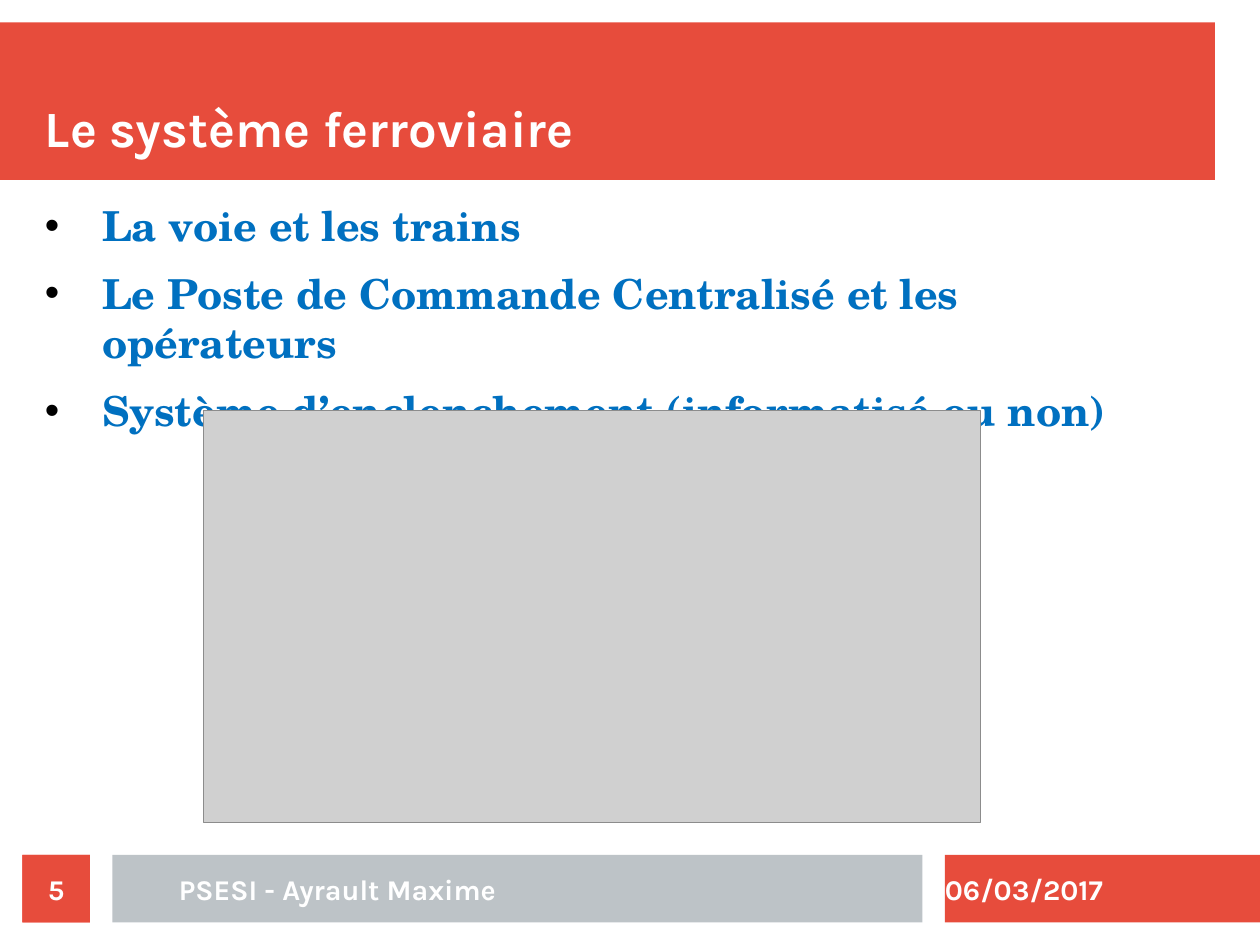
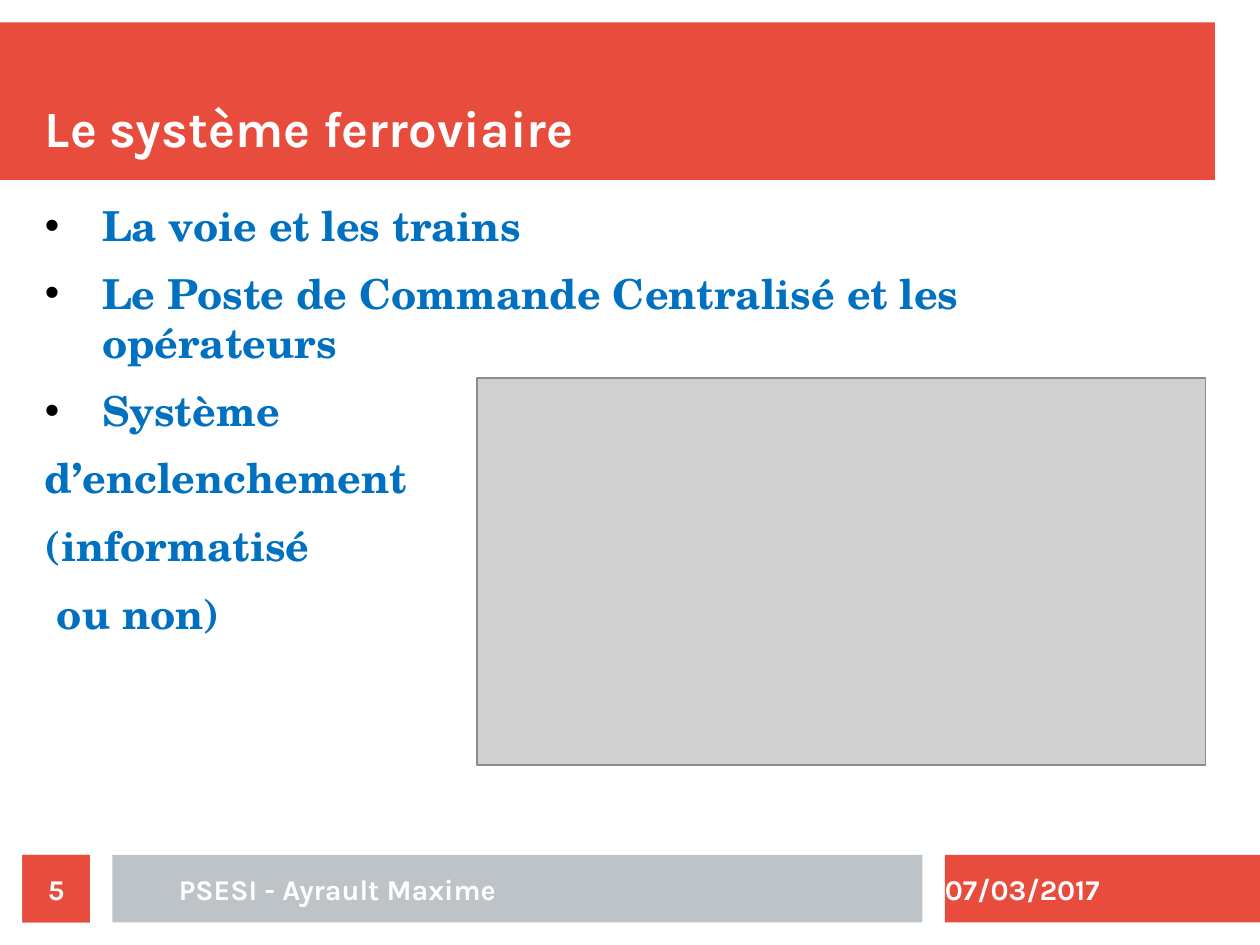
Before and after one commit to maximouth/CBI, a slide deck: slide 5 of Presentation/presentation.odp. Drawn at 1260x945 pixels with LibreOffice and Linux fonts; fonts in the diff are those of the drawing; grey boxes stand for pictures. Boxes give left, top, right and bottom in pixels: in the first picture for what was removed or moved away, otherwise in the second. Text is boxed around its words. In the diff, an @@ line names an element or a change of style, - is before the commit and + after.

```diff
--- a/Presentation/presentation.odp
+++ b/Presentation/presentation.odp
@@ picture: place and size @@
-picture at (204, 410, 980, 823)
+picture at (477, 378, 1206, 766)
@@ text at (45, 395, 408, 634): text changed @@
-• Système d’enclenchement (informatisé ou non)
+• Système
+d’enclenchement
+(informatisé
+ou non)
@@ text at (945, 878, 1100, 903): text changed @@
-06/03/2017
+07/03/2017
```
Also in this commit, not shown: 19 other slides changed, 3 slides added.
